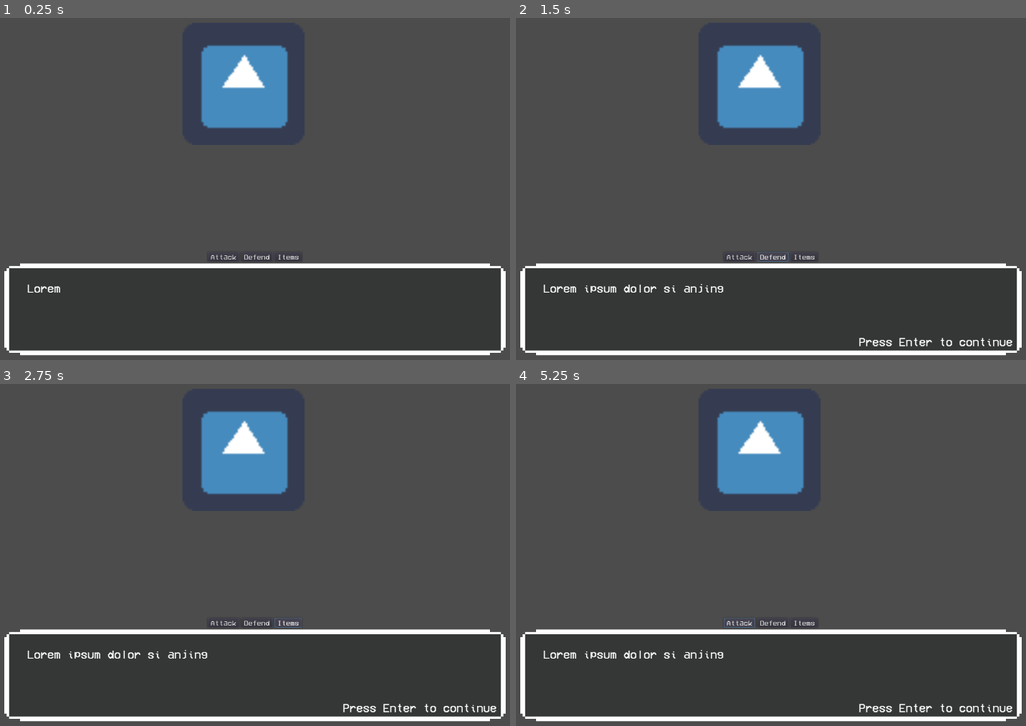
Above: before the commit, frames 1-4 (two rows, left to right).
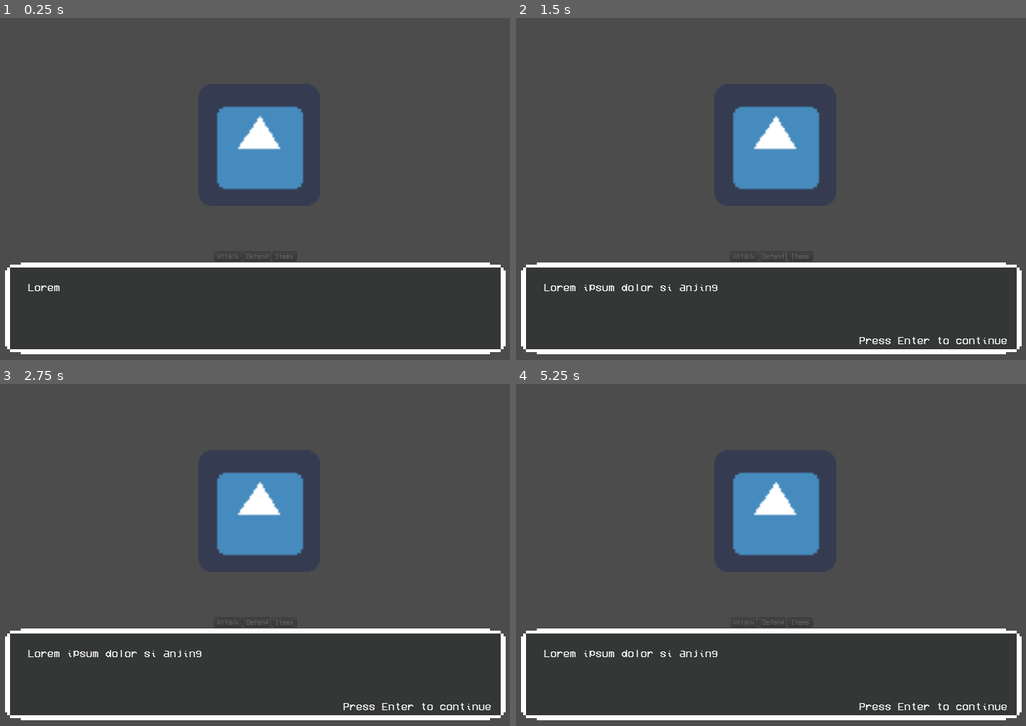
Above: after the commit, the same moments.

Repository: mharitsnf/TheVoiceGame
Game: Godot game, scene res://src/combat/CombatScene.tscn
The game is run twice, just before and just after one commit, with the same random seed, the same clock (stepped at 60 frames per second) and the same inputs. The engine's default icon, where the game draws it, is replaced by a stand-in: a white triangle on a blue panel in a dark square.
Inputs (mouse positions are in pixels of both pictures, inside the frame that each line leads up to):
- Up to frame 1 (0.25 s): no input
- Up to frame 2 (1.5 s): click (740, 257) at 0.5 s, where only the run before the commit has a clickable "Attack"; click (771, 257) at 1.25 s, where only the run before the commit has a clickable "Defend"
- Up to frame 3 (2.75 s): click (290, 623) at 2 s, where only the run before the commit has a clickable "Items"
- Up to frame 4 (5.25 s): click (740, 623) at 2.75 s, where only the run before the commit has a clickable "Attack"; click (771, 623) at 3.5 s, where only the run before the commit has a clickable "Defend"; click (806, 623) at 4.25 s, where only the run before the commit has a clickable "Items"; click (740, 623) at 5 s, where only the run before the commit has a clickable "Attack"

The runs differ from the first frame. In frame 1, 8.4% of the frame differs, in the area x 0-100%, y 7-99%; in frame 2, 9.2%; in frame 3, 9.2%; in frame 4, 9.2%.

Commit message:
Add button disable

Diff:
--- a/project.godot
+++ b/project.godot
@@ -57,6 +57,8 @@
 
 window/size/width=1200
 window/size/height=800
+window/stretch/mode="2d"
+window/stretch/aspect="keep"
 
 [importer_defaults]
 
--- /dev/null
+++ b/src/HUD/BaseButton.gd
@@ -0,0 +1,4 @@
+extends Button
+
+func toggle_button():
+	disabled = !disabled
--- a/src/HUD/BaseButton.tscn
+++ b/src/HUD/BaseButton.tscn
@@ -1,4 +1,6 @@
-[gd_scene load_steps=3 format=2]
+[gd_scene load_steps=4 format=2]
+
+[ext_resource path="res://src/HUD/BaseButton.gd" type="Script" id=1]
 
 [sub_resource type="DynamicFontData" id=1]
 font_path = "res://assets/font/VCR_OSD_MONO_1.001.ttf"
@@ -11,7 +13,9 @@
 margin_right = 104.0
 margin_bottom = 20.0
 custom_fonts/font = SubResource( 2 )
+disabled = true
 text = "Attack"
+script = ExtResource( 1 )
 __meta__ = {
 "_edit_use_anchors_": false
 }
--- a/src/character/main_character.gd
+++ b/src/character/main_character.gd
@@ -19,3 +19,4 @@
 	yield(self, "button_selected")
 	Global.dialogue_box.show_comment(['You did something!'], false)
 	yield(Global.dialogue_box, "comment_done")
+	get_tree().call_group('btns', 'toggle_button')
--- a/src/combat/CombatScene.tscn
+++ b/src/combat/CombatScene.tscn
@@ -12,7 +12,7 @@
 [node name="TurnQueue" parent="." instance=ExtResource( 2 )]
 
 [node name="icon" type="Sprite" parent="."]
-position = Vector2( 576, 192 )
+position = Vector2( 608, 320 )
 scale = Vector2( 4, 4 )
 texture = ExtResource( 3 )
 
--- a/src/combat/combat_scene.gd
+++ b/src/combat/combat_scene.gd
@@ -10,6 +10,10 @@
 	Global.defend_button = $HUD/VBoxContainer/HBoxContainer/Defend
 	Global.items_button = $HUD/VBoxContainer/HBoxContainer/Items
 	Global.dialogue_box = $HUD/VBoxContainer/DialogueBox
+
+	Global.attack_button.add_to_group('btns')
+	Global.defend_button.add_to_group('btns')
+	Global.items_button.add_to_group('btns')
 
 	var player_instance = player.instance()
 	var enemy_instance = enemy.instance()
--- a/src/turn_queue.gd
+++ b/src/turn_queue.gd
@@ -6,18 +6,19 @@
 
 func initialize():
 	active_character = get_child(0)
-	print('here ' + str(active_character))
 	play_turn()
 
 func play_turn():
-	print(turn)
-
 	if active_character.role == Battler.roles.PLAYER and turn != 0:
 		Global.dialogue_box.show_comment(['Come on, do something...'], true)
 		yield(Global.dialogue_box, "comment_done")
-	if active_character.role == Battler.roles.ENEMY:
+	elif active_character.role == Battler.roles.ENEMY:
 		Global.dialogue_box.show_comment(["Enemy's turn..."], true)
 		yield(Global.dialogue_box, "comment_done")
+
+	if active_character.role == Battler.roles.PLAYER:
+		print(get_tree().get_nodes_in_group('btns'))
+		get_tree().call_group('btns', 'toggle_button')
 
 	yield(active_character.play_turn(), 'completed')
 	next_turn()
Not shown, changed: export_presets.cfg
